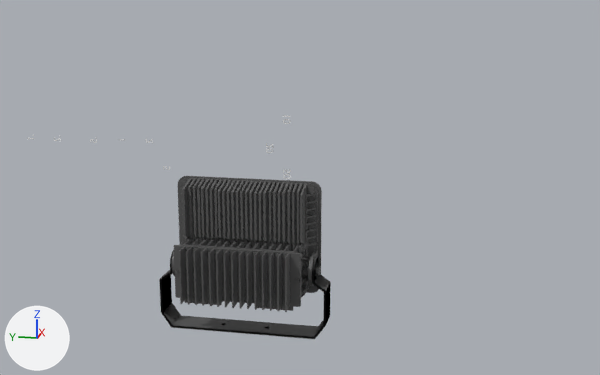
What one commit did to the Blender file FloodLight/Type_1/floodLightRaw_Type_1.blend.
Both versions are drawn from a camera (50 mm lens) standing at (-80.6, -21.7, 25.6) and looking at (7.4, -4.1, 3.6). Arrows for +X, +Y and +Z are at lower left; the lights stay in place.

The scene before the commit, as lines of its bpy script (objects in view):
```python
me_cylinder = bpy.data.meshes.new('Cylinder')
me_cylinder.from_pydata(...)  # 64 vertices, 34 faces; spans x -3.61..3.46, y -5.63..5.59, z -1.03..1.74
me_cylinder.materials.append(mat_light)  # picture img_combined_png
me_fmv3lcy_unv1d33 = bpy.data.meshes.new('FMV3LCY_UNV1D33')
me_fmv3lcy_unv1d33.from_pydata(...)  # 22617 vertices, 8417 faces; spans x -8.8..8.8, y -9.7..6.0, z -6.4..0.5
me_fmv3lcy_unv1d33.materials.append(mat_default_obj)  # picture img_floodlight_001
ob_cylinder = bpy.data.objects.new('Cylinder', me_cylinder)
ob_cylinder.location = (11.26, -0.09, 0.38)
ob_cylinder.rotation_euler = (0.0000106, 1.558, 0.0000107)  # degrees (0, 89, 0)
ob_cylinder.scale = (-6.06, -6.06, -6.06)
ob_cylinder.hide_set(True)
ob_fmv3lcy_unv1d33 = bpy.data.objects.new('FMV3LCY_UNV1D33', me_fmv3lcy_unv1d33)
ob_fmv3lcy_unv1d33.location = (0.29, 0.0, -0.01)
ob_fmv3lcy_unv1d33.rotation_euler = (1.571, 0.0, 1.572)  # degrees (90, 0, 90)
```
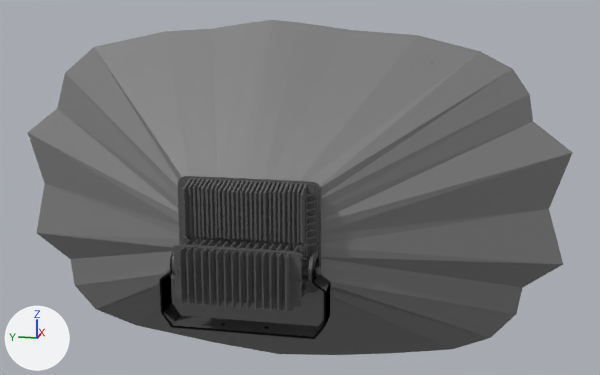
What differs and where, as boxes [x1, y1, x2, y2] in the pictures (600 x 375 px):
'Cylinder', shown: after [28, 20, 573, 355]

Patch to the scene script:
```diff
--- a/FloodLight/Type_1/floodLightRaw_Type_1.blend.py
+++ b/FloodLight/Type_1/floodLightRaw_Type_1.blend.py
@@ ob_cylinder @@
 ob_cylinder.scale = (-6.06, -6.06, -6.06)
-ob_cylinder.hide_set(True)
```
